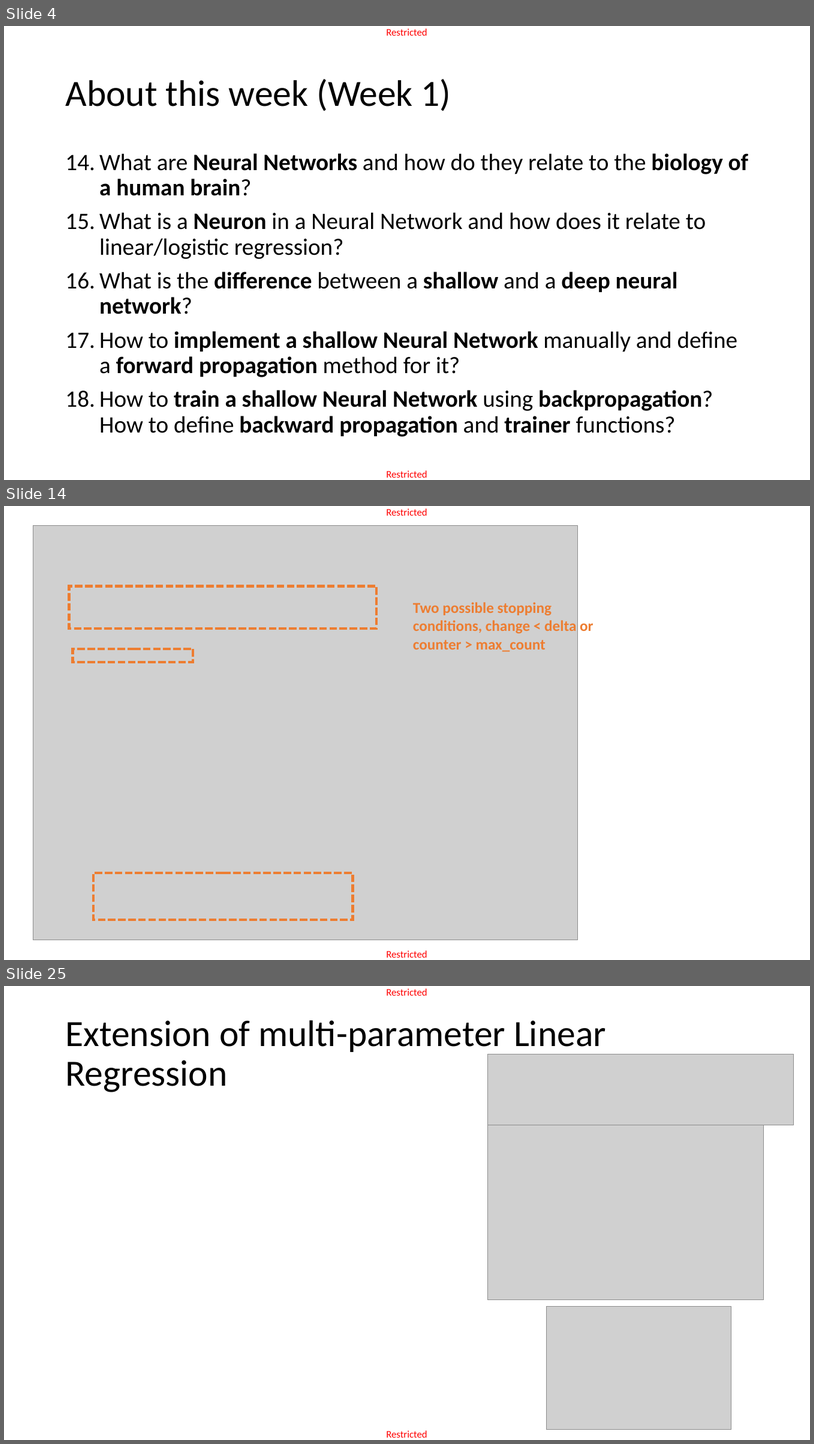
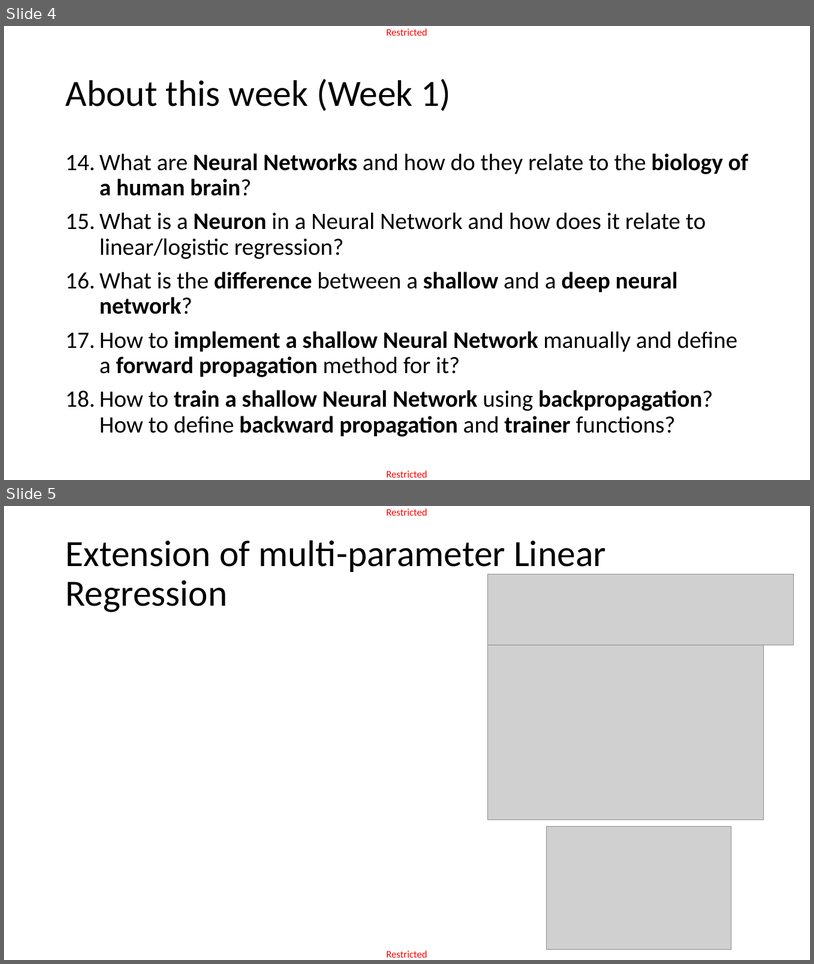
Before and after one commit to matthieudemari/SUTD_DL_50_039, a slide deck: W1/2. W1S2 final/W1S2.pptx. Shown one above the other, each under a label of ours: slides 4, 14 and 25 before the commit, slides 4 and 5 after it; the slides between them are not shown. The pictures are 814x1444 and 814x964 pixels, drawn with LibreOffice and Linux fonts; fonts in the diff are those of the drawing; grey boxes stand for pictures. Boxes give left, top, right and bottom in pixels: in the first picture for what was removed or moved away, otherwise in the second. Text is boxed around its words. In the diff, an @@ line names an element or a change of style, - is before the commit and + after.

```diff
--- a/W1/2. W1S2 final/W1S2.pptx
+++ b/W1/2. W1S2 final/W1S2.pptx
@@ slide 14 removed at (x1=4, y1=506, x2=810, y2=960), background #FFFFFF; not listed: 2 template elements that a slide beside it also shows @@
@@ picture removed at (x1=33, y1=526, x2=578, y2=940) @@
@@ rectangle removed at (x1=69, y1=586, x2=377, y2=628) @@
@@ text removed at (x1=413, y1=602, x2=593, y2=652) @@
-Two possible stopping conditions, change < delta or counter > max_count
@@ rectangle removed at (x1=73, y1=649, x2=194, y2=662) @@
@@ rectangle removed at (x1=93, y1=873, x2=353, y2=919) @@
@@ what was slide 25 is now slide 5 @@
```
Also in this commit, not shown: 1 slide added, 21 other slides removed, 7 other files.
